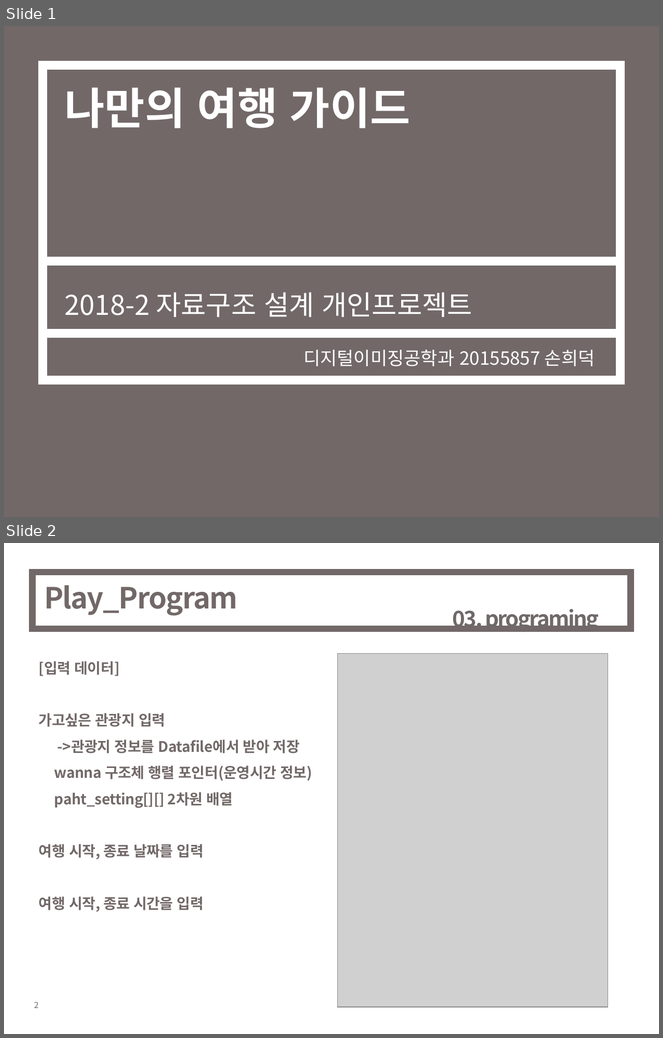
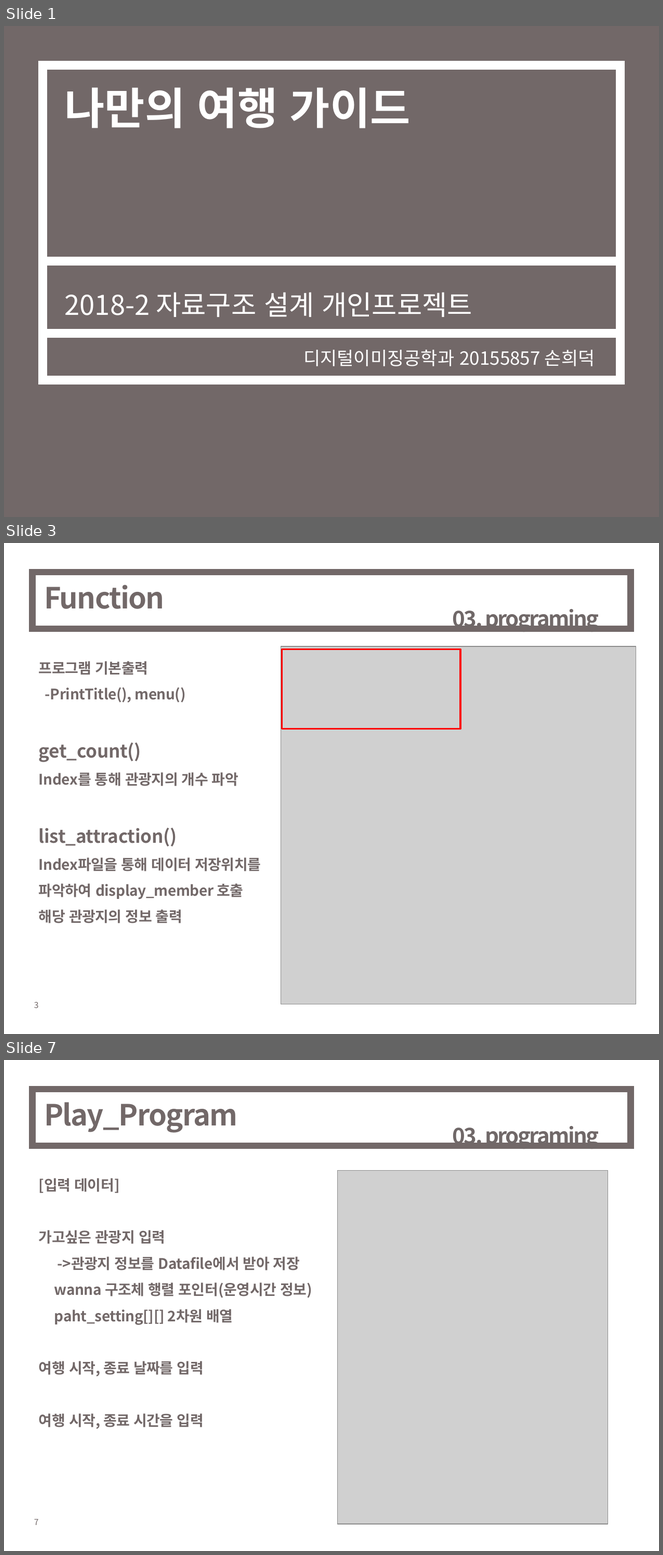
Before and after one commit to hdson07/DataSturucture_PersonalProject, a slide deck: 4.Test&evaluation.pptx. Shown one above the other, each under a label of ours: slides 1 and 2 before the commit, slides 1, 3 and 7 after it; the slides between them are not shown. The pictures are 663x1038 and 663x1555 pixels, drawn with LibreOffice and Linux fonts; fonts in the diff are those of the drawing; grey boxes stand for pictures. Boxes give left, top, right and bottom in pixels: in the first picture for what was removed or moved away, otherwise in the second. Text is boxed around its words. In the diff, an @@ line names an element or a change of style, - is before the commit and + after.

```diff
--- a/4.Test&evaluation.pptx
+++ b/4.Test&evaluation.pptx
@@ slide 3 added at [4, 543, 659, 1034], background #FFFFFF; not listed: 1 template element that a slide beside it also shows @@
@@ rectangle added at [32, 572, 631, 629], outline #726868 7 pt @@
@@ title added at [44, 585, 165, 609], 32 pt, text #726868, bold @@
+Function
@@ text added at [453, 609, 599, 632], 24 pt, text #706868, bold @@
+03. programing
@@ picture added at [281, 646, 636, 1004] @@
@@ rectangle added at [282, 649, 461, 729], outline #FF0000 2 pt @@
@@ text added at [39, 661, 261, 924], 16 pt, text #726868, bold @@
+프로그램 기본출력
+-PrintTitle(), menu()
+get_count()
+Index를 통해 관광지의 개수 파악
+list_attraction()
+Index파일을 통해 데이터 저장위치를
+파악하여 display_member 호출
+해당 관광지의 정보 출력
@@ what was slide 2 is now slide 7 @@
@@ page number at [34, 1519, 39, 1525]: text changed @@
-2
+7
```
Also in this commit, not shown: 4 other slides added, 4 other files.
